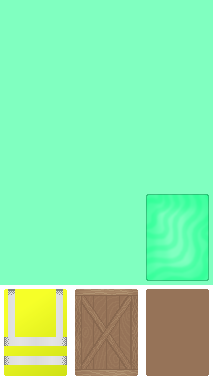
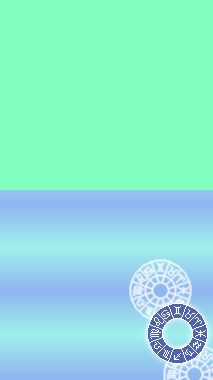
Before/after of a (213, 380) layered artwork. What changed in the layer stack:
added group "Layer Group #16" with 10 layers in group "Layer Group copy #7" over (0, 190, 213, 380)
added layer "\ #98" in group "Layer Group #16" over (150, 306, 206, 360)
added layer "\ #97" in group "Layer Group #16" over (147, 303, 208, 364)
added layer "\ #96" in group "Layer Group #16" over (149, 305, 206, 362)
added layer "Pasted Layer #1" in group "Layer Group #16" over (148, 304, 207, 363)
moved "\ #103" into group "Layer Group #16", painted on it, unmasked it over (140, 289, 213, 376)
added layer "\ #102" (80%) in group "Layer Group #16" over (128, 258, 213, 380)
added layer "\ #95" in group "Layer Group #16" over (0, 190, 213, 380)
showed "\ #93", blend overlay → lch chroma, moved it above "\ #94", painted on it over (75, 289, 138, 376)
added layer "\ #94" (overlay, 58%) in group "Layer Group copy #6" over (75, 289, 138, 376)
showed "\ #92", opacity 28% → 73%, blend overlay → multiply over (75, 289, 138, 376)
